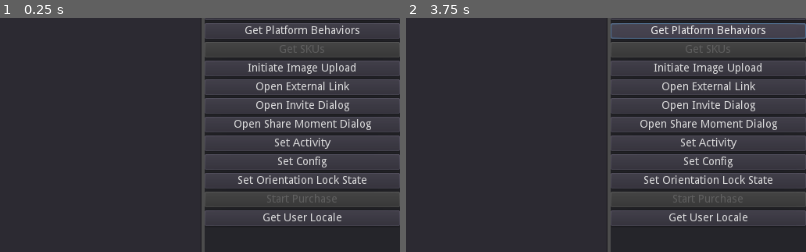
Above: before the commit, frames 1-2 (left to right).
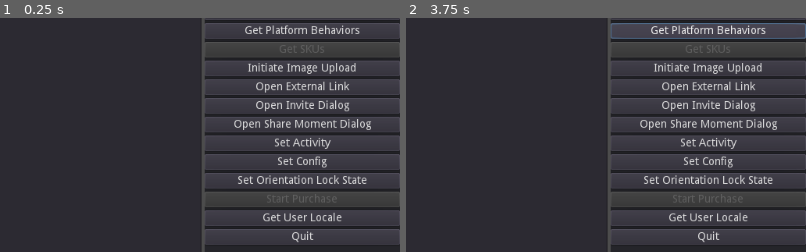
Above: after the commit, the same moments.

Repository: kuylar/discord-embedded-godot
Game: Godot game, scene res://Debug.tscn
Same seed, same stepped clock (60 frames per second), same inputs: the game is played once before the commit and once after it. The engine's default icon, where the game draws it, is replaced by a stand-in: a white triangle on a blue panel in a dark square.
Inputs:
- Up to frame 1 (0.25 s): no input
- Up to frame 2 (3.75 s): click "Capture Log" at 0.5 s; click "Encourage Hardware Accellarat…" at 1.25 s; click "Get Channel" at 2 s; click "Get Channel Permissions" at 2.75 s; click "Get Platform Behaviors" at 3.5 s
The pictures show only the part of the screen within x 50-100%, y 36-86%; the shares and areas given below are measured in that part.

The runs differ from the first frame. In frame 1, 1.9% of the frame differs, in the area x 51-100%, y 90-97%; in frame 2, 1.9%.

Commit message:
Implement close()

Diff:
--- a/Debug.tscn
+++ b/Debug.tscn
@@ -33,7 +33,7 @@
 
 [node name="VBoxContainer" type="VBoxContainer" parent="HBoxContainer/Panel/ScrollContainer"]
 margin_right = 250.0
-margin_bottom = 482.0
+margin_bottom = 506.0
 rect_min_size = Vector2( 200, 0 )
 size_flags_horizontal = 3
 
@@ -166,6 +166,12 @@
 margin_bottom = 482.0
 text = "Get User Locale"
 
+[node name="ButtonQuit" type="Button" parent="HBoxContainer/Panel/ScrollContainer/VBoxContainer"]
+margin_top = 486.0
+margin_right = 250.0
+margin_bottom = 506.0
+text = "Quit"
+
 [connection signal="pressed" from="HBoxContainer/Panel/ScrollContainer/VBoxContainer/ButtonCaptureLog" to="." method="_on_ButtonCaptureLog_pressed"]
 [connection signal="pressed" from="HBoxContainer/Panel/ScrollContainer/VBoxContainer/ButtonEncourageHwAccel" to="." method="_on_ButtonEncourageHwAccel_pressed"]
 [connection signal="pressed" from="HBoxContainer/Panel/ScrollContainer/VBoxContainer/ButtonGetChannel" to="." method="_on_ButtonGetChannel_pressed"]
@@ -183,3 +189,4 @@
 [connection signal="pressed" from="HBoxContainer/Panel/ScrollContainer/VBoxContainer/ButtonSetOrientationLockState" to="." method="_on_ButtonSetOrientationLockState_pressed"]
 [connection signal="pressed" from="HBoxContainer/Panel/ScrollContainer/VBoxContainer/ButtonStartPurchase" to="." method="_on_ButtonStartPurchase_pressed"]
 [connection signal="pressed" from="HBoxContainer/Panel/ScrollContainer/VBoxContainer/ButtonUserSettingsGetLocale" to="." method="_on_ButtonUserSettingsGetLocale_pressed"]
+[connection signal="pressed" from="HBoxContainer/Panel/ScrollContainer/VBoxContainer/ButtonQuit" to="." method="_on_ButtonQuit_pressed"]
--- a/debug.gd
+++ b/debug.gd
@@ -127,3 +127,7 @@
 
 func _on_ButtonUserSettingsGetLocale_pressed():
 	text.text += "\n" + str(yield(discord.command_user_settings_get_locale(), "completed"))
+
+func _on_ButtonQuit_pressed():
+	text.text += "See you next time!"
+	discord.close(1000, "See you next time!")
--- a/plugins/DiscordEmbeddedSDK/DiscordSDK.gd
+++ b/plugins/DiscordEmbeddedSDK/DiscordSDK.gd
@@ -218,6 +218,14 @@
 	else:
 		yield(self, "dispatch_ready")
 
+func close(code: int, message: String):
+	# we dont wait for nonce here
+	sendMessage(2, {
+		"code": code,
+		"message": message,
+		"nonce": _gen_nonce()
+	})
+
 func _wait_for_nonce(nonce):
 	var noMatches = true
 	var packet = null
